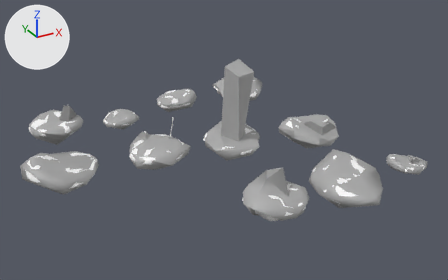
The FBX model src/ProjectMagma/ProjectMagma/Content/Models/Islands/all_rend_and_col.fbx: old version first, new version second.
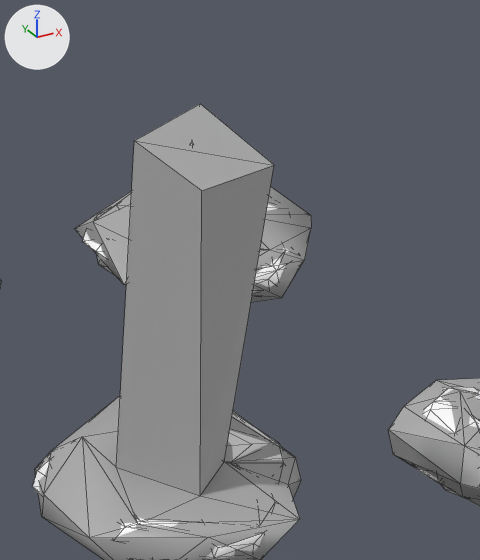
There are two pictures of each version: one whole from a camera (50 mm lens) standing at (-0.1555, -0.3133, 0.156) and looking at (0.0127, -0.0075, 0.003), one close up on the part from 44% to 66% of the width and 13% to 55% of the height. The lights are fixed; the arrows at upper left show +X, +Y and +Z. The close-ups show mesh edges as thin lines. Where no turn or scale is listed for an object, it has been applied to the vertices. Vertices at the same position are counted once.

Names of what the first close-up shows: 'grass321', 'grass3_col23', 'grass425', 'grass4_col27', 'ice441', 'ice4_col43'.
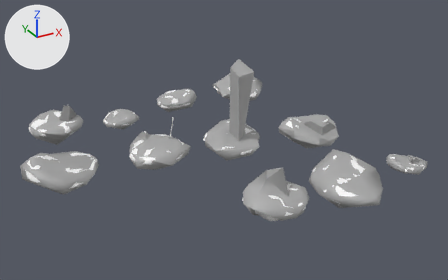
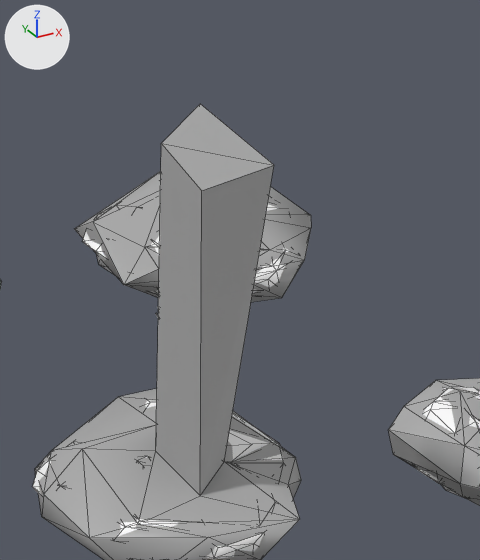
Changed parts and their boxes (x1, y1, x2, y2) in the close-ups (480 x 560 px; the box of a moved part takes in the faces that stretch with it):
part 1 of me_grass3_col23, moved or reshaped: (44, 104, 274, 538) in both

Edits to the bpy script that builds the scene:
```text
Change me_grass3_col23:
    where me_grass3_col23.from_pydata(...)  # 31 vertices, 54 faces; spans x -0.0211..0.015, y -0.8926..-0.8516, z 0.034..0.0986
    used by ob_grass3_col23; location = (0.0266, 0.8714, -0.0492)
    me_grass3_col23 part 1
    me_grass3_col23.vertices[2].co: (-0.0114, -0.8705, 0.0516) -> (-0.0055, -0.8705, 0.0527)  # pixel (116, 467) -> pixel (155, 451)
    me_grass3_col23.vertices[5].co: (-0.0136, -0.865, 0.0544) -> (-0.0136, -0.865, 0.0527)  # pixel (82, 436) -> pixel (82, 448)
    me_grass3_col23.vertices[28].co: (-0.0085, -0.87, 0.0958) -> (-0.006, -0.8726, 0.0958)  # pixel (134, 140) -> pixel (161, 143)
```
